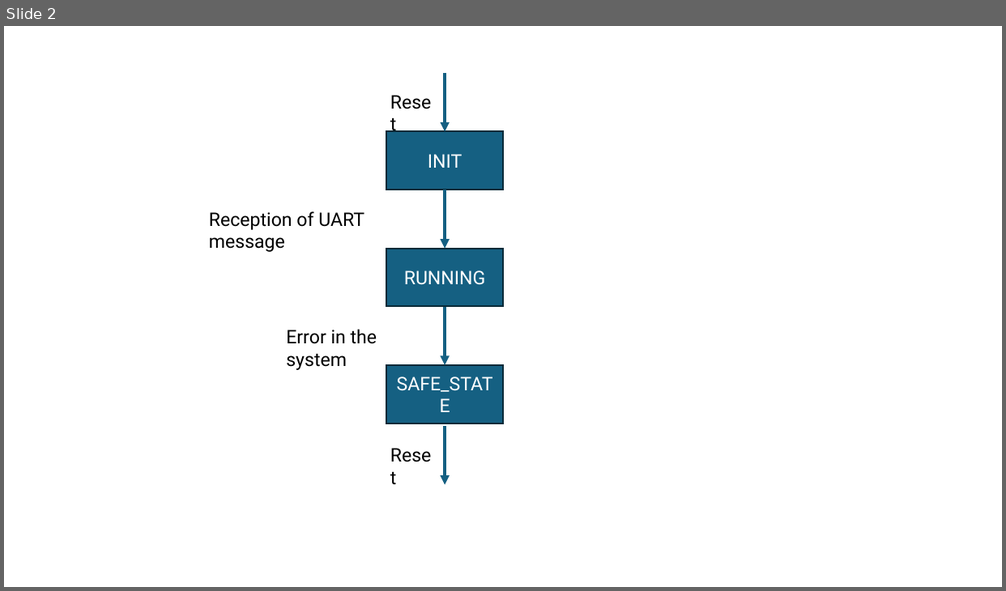
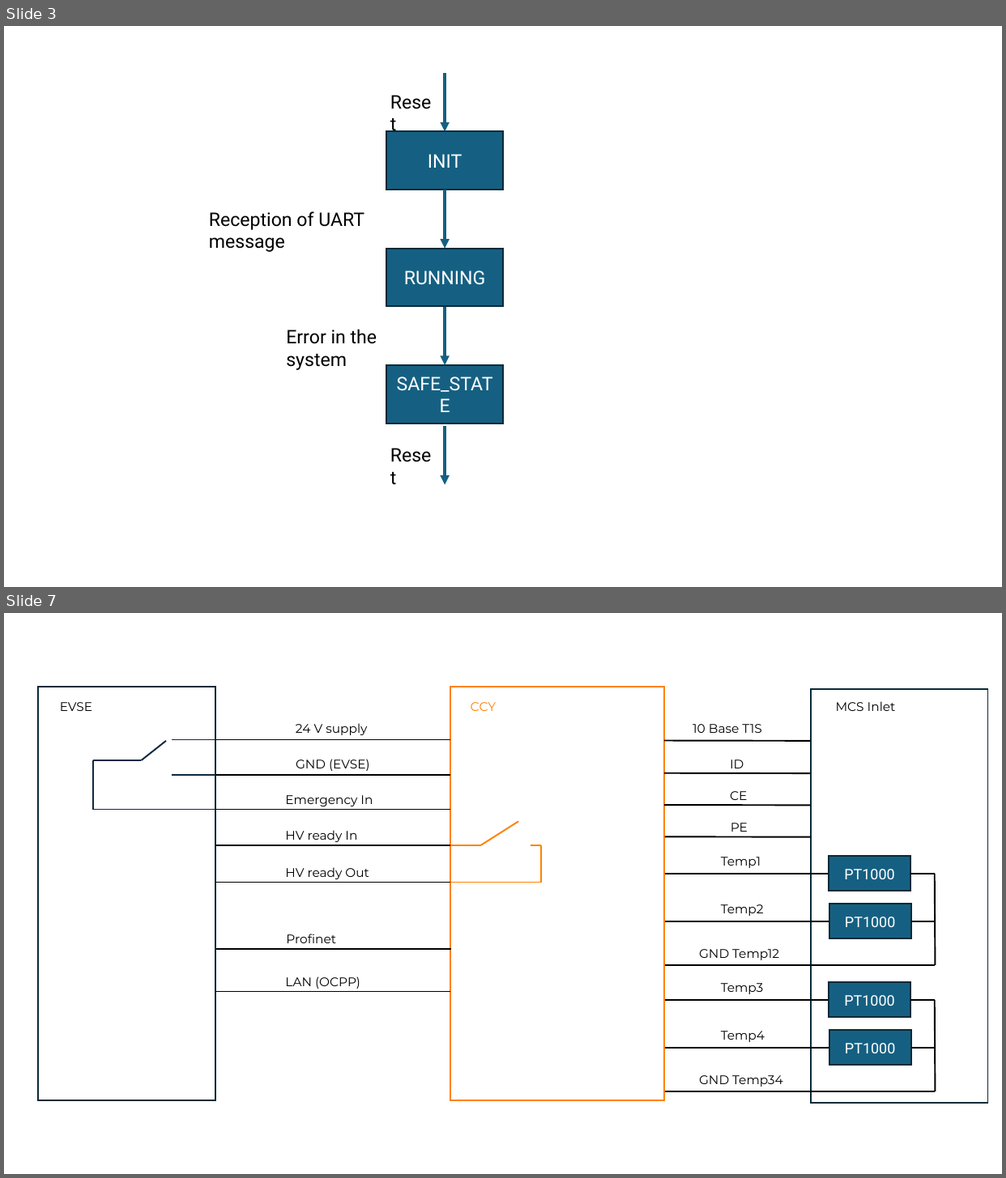
Before and after one commit to chargebyte/chargebyte-docs, a slide deck: docs/source/utils/Images.pptx. Shown one above the other, each under a label of ours: slide 2 before the commit, slides 3 and 7 after it; the slides between them are not shown. The pictures are 1006x591 and 1006x1178 pixels, drawn with LibreOffice and Linux fonts; fonts in the diff are those of the drawing. Boxes give left, top, right and bottom in pixels: in the first picture for what was removed or moved away, otherwise in the second. Text is boxed around its words. In the diff, an @@ line names an element or a change of style, - is before the commit and + after.

```diff
--- a/docs/source/utils/Images.pptx
+++ b/docs/source/utils/Images.pptx
@@ slide 7 added at <box>4,613,1002,1174</box>, background #FFFFFF @@
@@ group added at <box>39,687,988,1103</box>: 34 lines, 20 texts, 7 rectangles @@
+EVSE
+CCY
+24 V supply
+GND (EVSE)
+Emergency In
+HV ready In
+HV ready Out
+Profinet
+LAN (OCPP)
+MCS Inlet
+10 Base T1S
+ID
+CE
+PE
+Temp1
+PT1000
+PT1000
+Temp2
+GND Temp12
+Temp3
+PT1000
+PT1000
+Temp4
+GND Temp34
@@ what was slide 2 is now slide 3 @@
```
Also in this commit, not shown: 4 other slides added, 16 other files.
